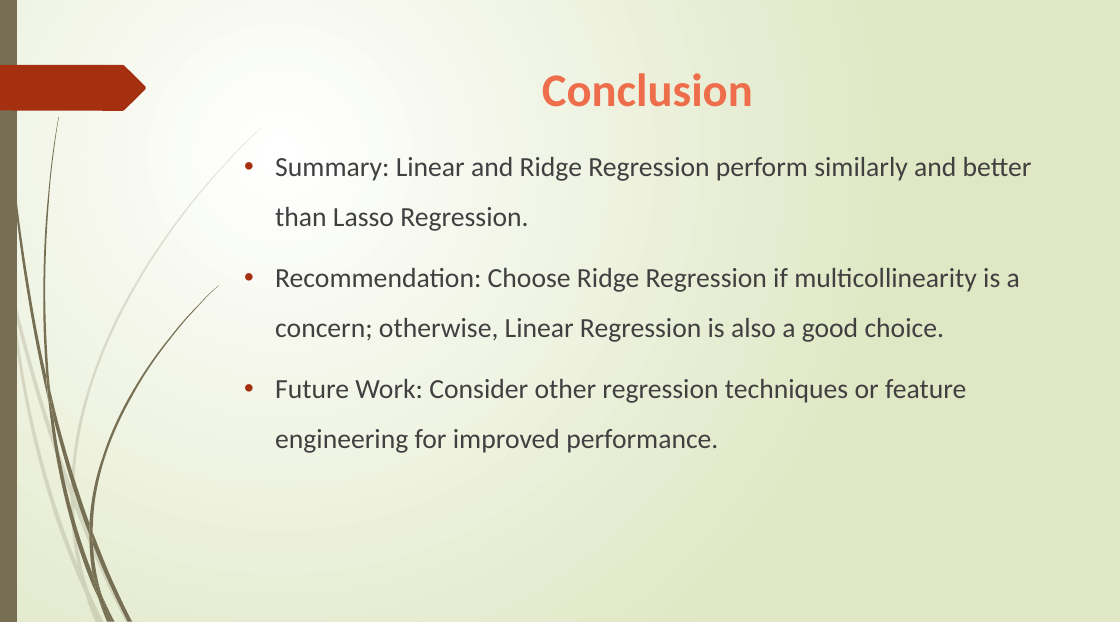
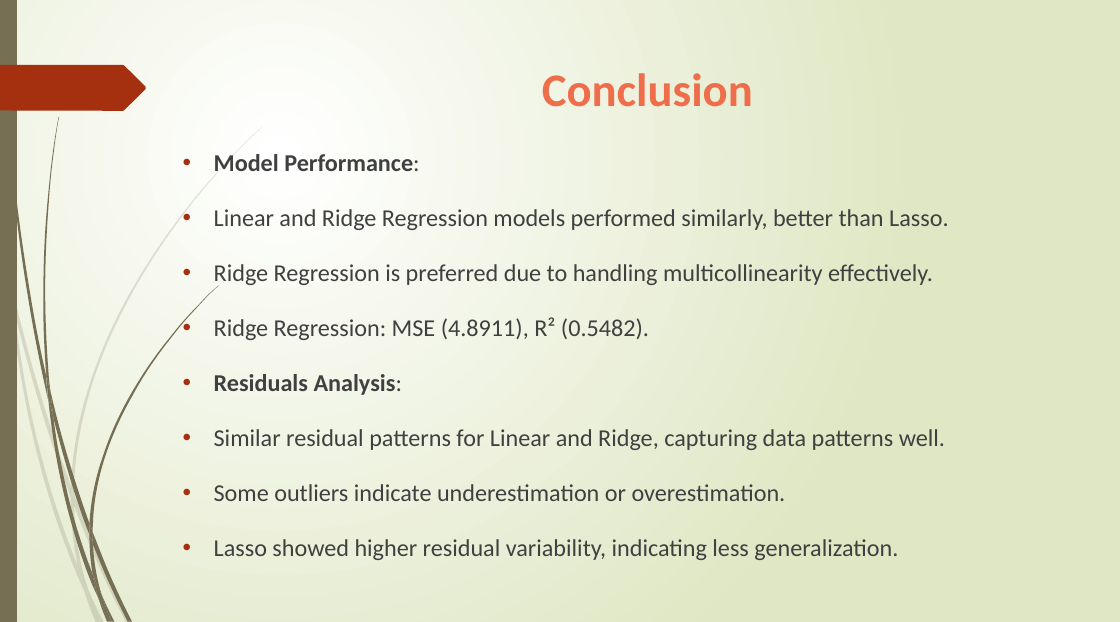
Before and after one commit to mubasharshahzad64/Statistical_Methods_Final_Project_2024, a slide deck: slide 25 of SHAHZAD_Statistics_Presentation.pptx (slide 20 before the commit). Drawn at 1120x622 pixels with LibreOffice and Linux fonts; fonts in the diff are those of the drawing. Boxes give left, top, right and bottom in pixels: in the first picture for what was removed or moved away, otherwise in the second. Text is boxed around its words. In the diff, an @@ line names an element or a change of style, - is before the commit and + after.

```diff
--- a/SHAHZAD_Statistics_Presentation.pptx
+++ b/SHAHZAD_Statistics_Presentation.pptx
@@ text at [214,154,948,560]: text changed; size 32 to 28 pt @@
-• Summary: Linear and Ridge Regression perform similarly and better than Lasso Regression.
-• Recommendation: Choose Ridge Regression if multicollinearity is a concern; otherwise, Linear Regression is also a good choice.
-• Future Work: Consider other regression techniques or feature engineering for improved performance.
+• Model Performance:
+• Linear and Ridge Regression models performed similarly, better than Lasso.
+• Ridge Regression is preferred due to handling multicollinearity effectively.
+• Ridge Regression: MSE (4.8911), R² (0.5482).
+• Residuals Analysis:
+• Similar residual patterns for Linear and Ridge, capturing data patterns well.
+• Some outliers indicate underestimation or overestimation.
+• Lasso showed higher residual variability, indicating less generalization.
```
Also in this commit, not shown: 7 slides added, 1 slide removed, 26 other files.
